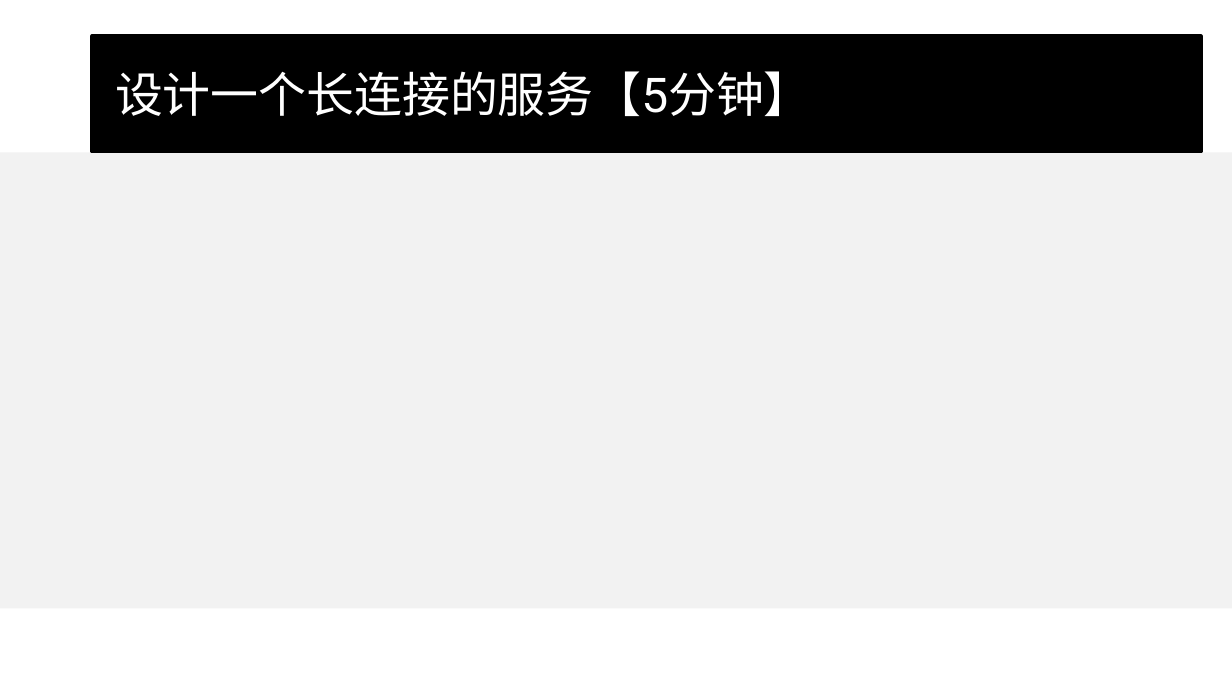
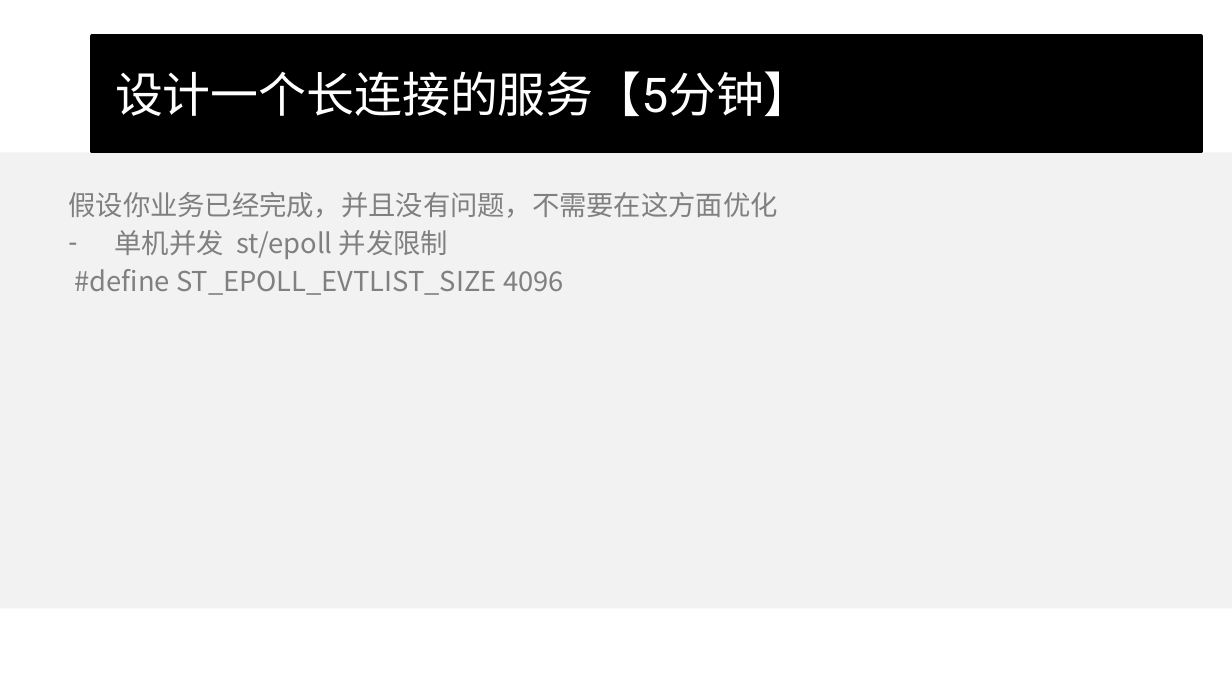
Before and after one commit to wangcy6/weekly, a slide deck: slide 17 of ppt/2020/实战项目.pptx. Drawn at 1232x693 pixels with LibreOffice and Linux fonts; fonts in the diff are those of the drawing; background and template pictures are left out. Boxes give left, top, right and bottom in pixels: in the first picture for what was removed or moved away, otherwise in the second. Text is boxed around its words. In the diff, an @@ line names an element or a change of style, - is before the commit and + after.

```diff
--- a/ppt/2020/实战项目.pptx
+++ b/ppt/2020/实战项目.pptx
@@ text added at bbox=[68, 192, 777, 295], 16 pt, text #808080 @@
+假设你业务已经完成，并且没有问题，不需要在这方面优化
+– 单机并发 st/epoll 并发限制
+#define ST_EPOLL_EVTLIST_SIZE 4096
```
Also in this commit, not shown: 10 other files.
